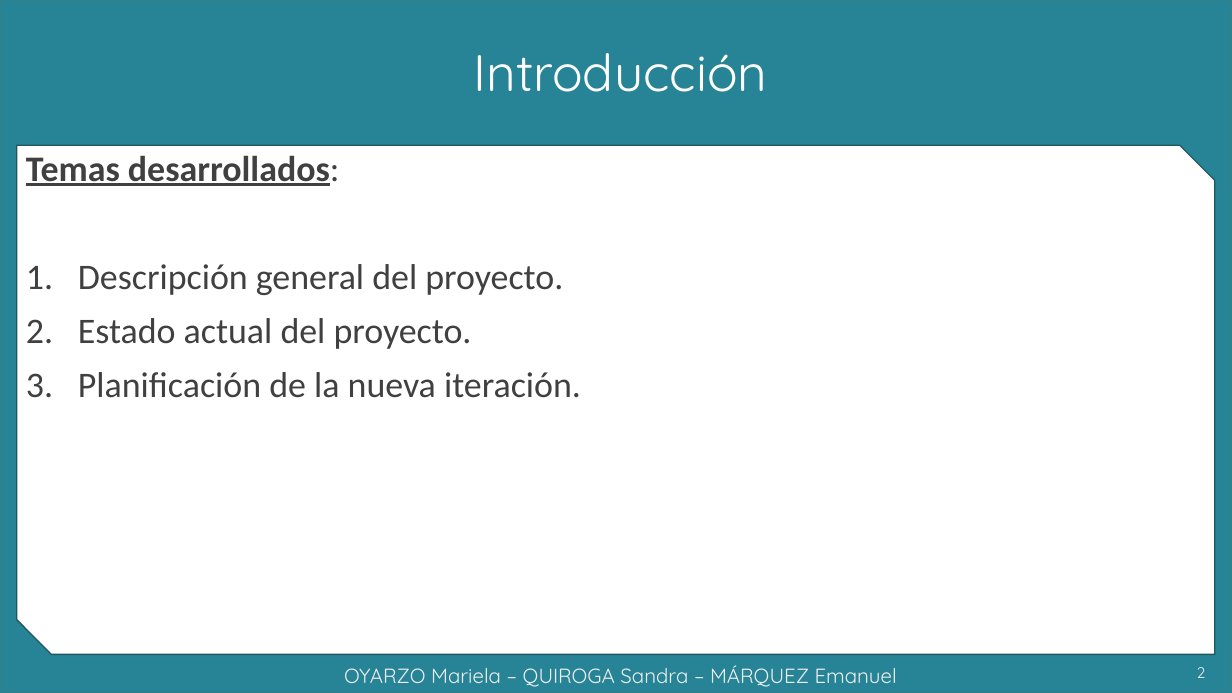
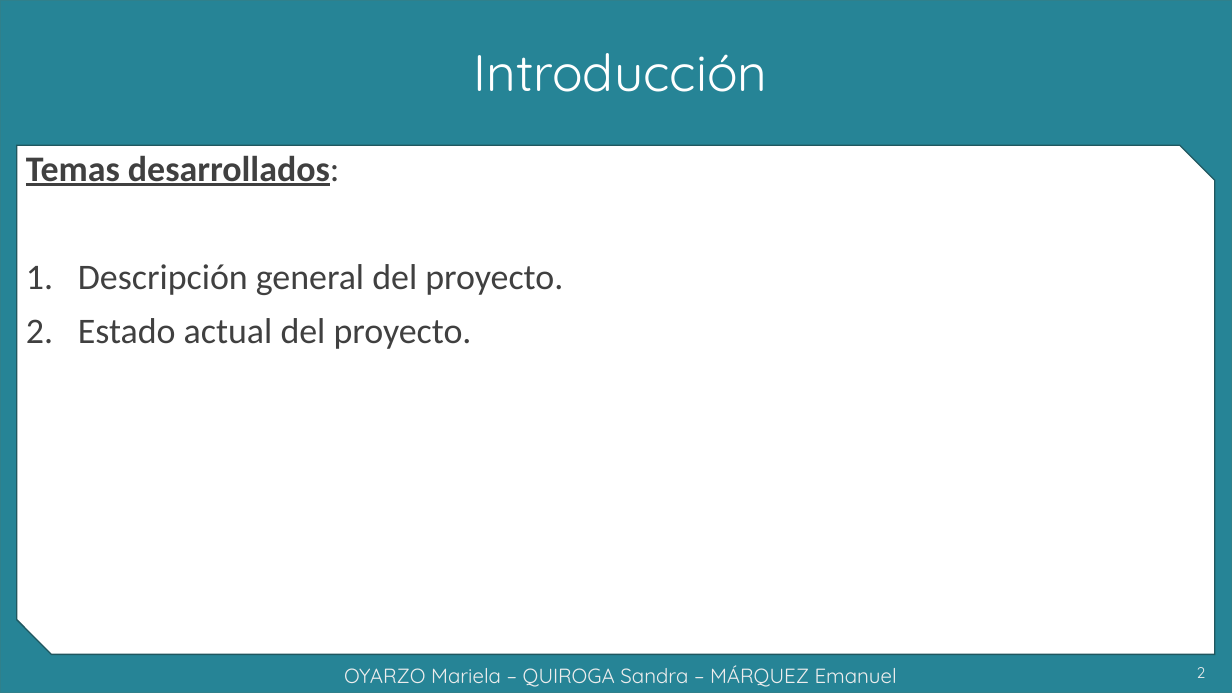
Before and after one commit to grupoyenu/yenu, a slide deck: slide 2 of 08. Presentaciones/Presentación 10 - 21.11.19.pptx. Drawn at 1232x693 pixels with LibreOffice and Linux fonts; fonts in the diff are those of the drawing; background and template pictures are left out. Boxes give left, top, right and bottom in pixels: in the first picture for what was removed or moved away, otherwise in the second. Text is boxed around its words. In the diff, an @@ line names an element or a change of style, - is before the commit and + after.

```diff
--- a/08. Presentaciones/Presentación 10 - 21.11.19.pptx
+++ b/08. Presentaciones/Presentación 10 - 21.11.19.pptx
@@ text at (x1=78, y1=372, x2=581, y2=398): paragraph removed @@
-3. Planificación de la nueva iteración.
```
Also in this commit, not shown: 5 other slides changed, 4 slides removed.
